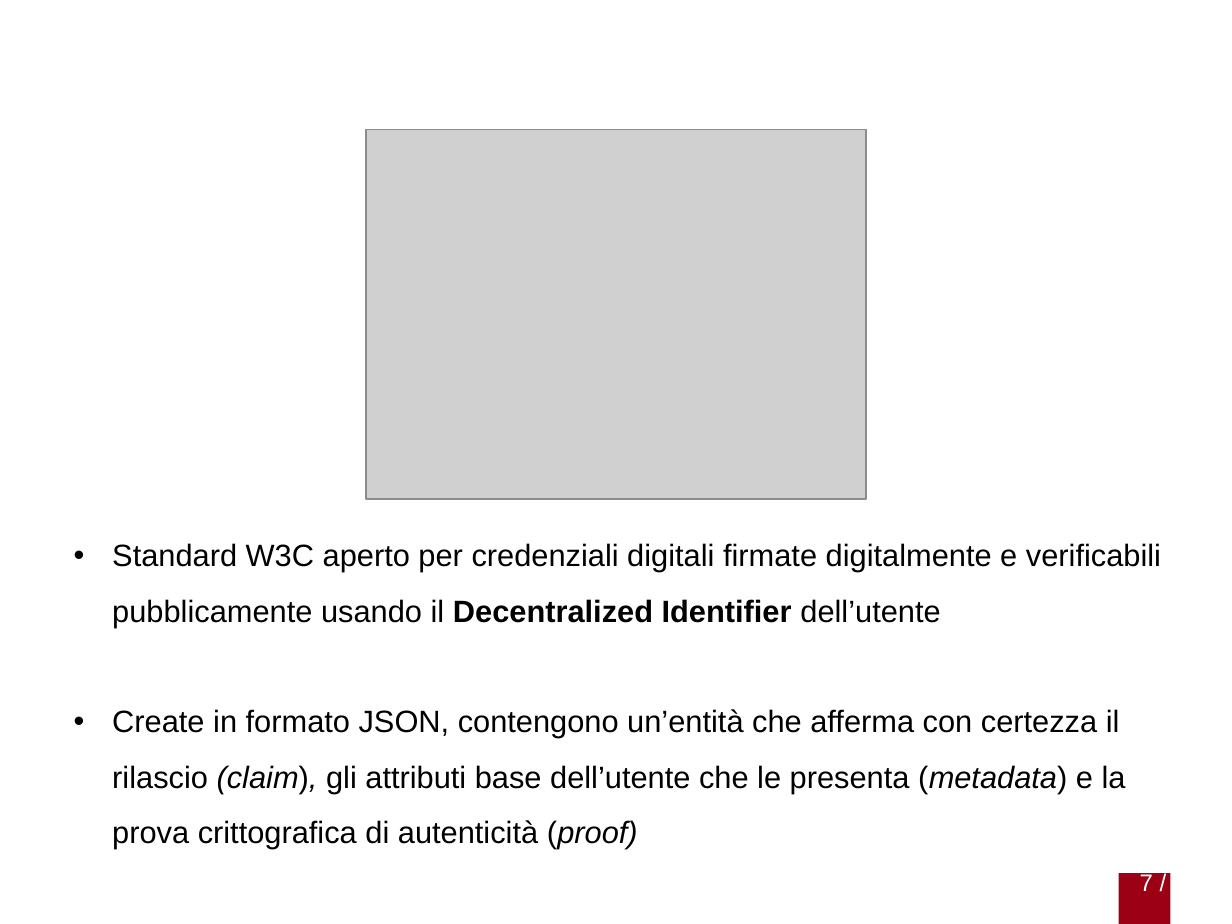
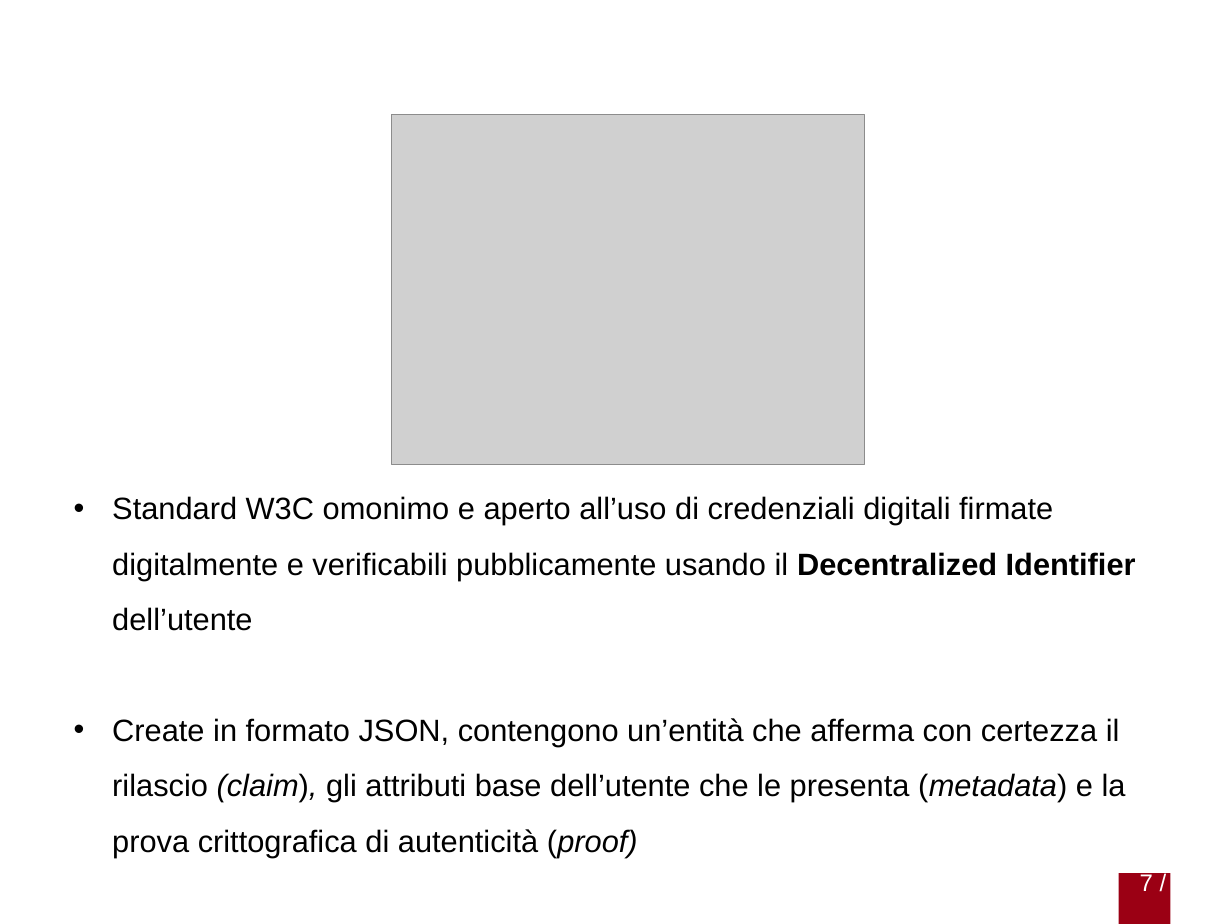
Before and after one commit to gabrielrovesti/Stage-e-Tesi-Triennale-UniPD, a slide deck: slide 7 of Presentazione/Presentazione Gabriel Rovesti.pptx. Drawn at 1232x924 pixels with LibreOffice and Linux fonts; fonts in the diff are those of the drawing; grey boxes stand for pictures; background and template pictures are left out. Boxes give left, top, right and bottom in pixels: in the first picture for what was removed or moved away, otherwise in the second. Text is boxed around its words. In the diff, an @@ line names an element or a change of style, - is before the commit and + after.

```diff
--- a/Presentazione/Presentazione Gabriel Rovesti.pptx
+++ b/Presentazione/Presentazione Gabriel Rovesti.pptx
@@ picture: place and size @@
-picture at box(366, 129, 866, 499)
+picture at box(392, 115, 865, 464)
@@ text "Standard W3C omonimo e aperto ...": place and size @@
-text "Standard W3C omonimo e aperto ..." at box(112, 543, 1161, 849)
+text "Standard W3C omonimo e aperto ..." at box(112, 496, 1136, 857)
@@ text at box(112, 496, 1136, 631): text changed @@
-• Standard W3C aperto per credenziali digitali firmate digitalmente e verificabili pubblicamente usando il Decentralized Identifier dell’utente
+• Standard W3C omonimo e aperto all’uso di credenziali digitali firmate digitalmente e verificabili pubblicamente usando il Decentralized Identifier dell’utente
```
Also in this commit, not shown: 4 other slides changed, 5 other files.
